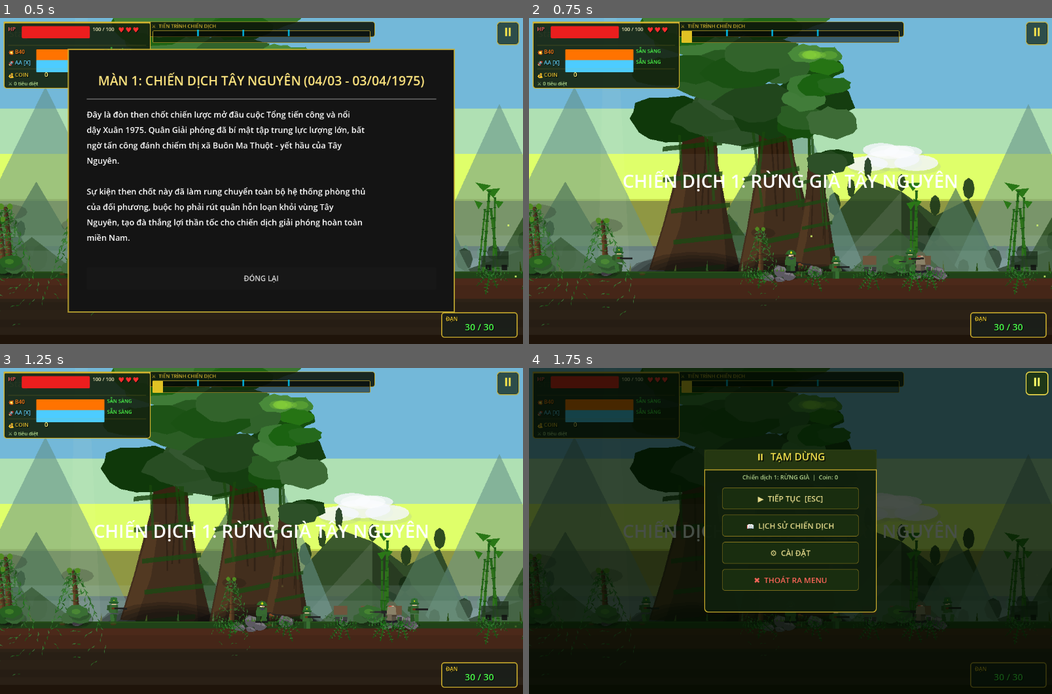
Above: before the commit, frames 1-4 (two rows, left to right).
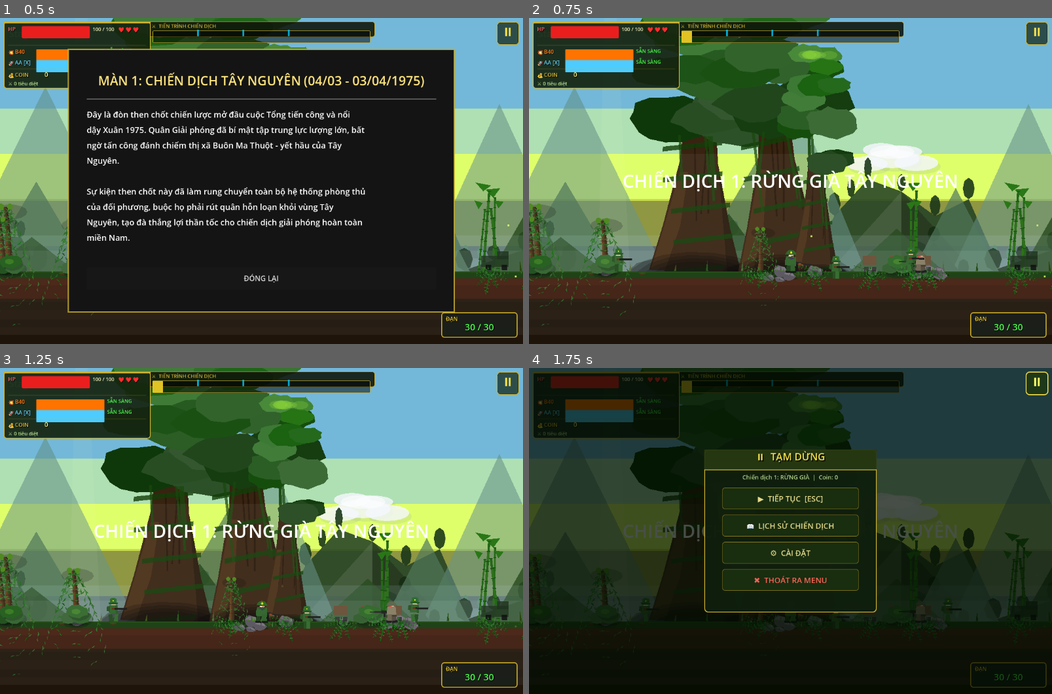
Above: after the commit, the same moments.

Repository: dangkhoa31204/alien-shooter
Game: Godot game, scene res://scenes/contra_main.tscn
Two runs of this game, one before a commit and one after it. Both use one fixed random seed, a clock stepped at 60 frames per second and the inputs below. This scene is started directly instead of the project's main scene.
Inputs:
- Up to frame 1 (0.5 s): no input
- Up to frame 2 (0.75 s): click "ĐÓNG LẠI" at 0.5 s
- Up to frame 3 (1.25 s): no input
- Up to frame 4 (1.75 s): click "⏸" at 1.25 s

Frame 1 is identical in both runs. In frame 2, 0.1% of the frame differs, in the area x 15-76%, y 70-78%; in frame 3, 0.2%, in the area x 20-82%, y 70-78%; in frame 4, less than 0.1%.

Commit message:
Cập nhật nhạc nền cho các màn chơi và sửa lỗi phát nhạc

Diff:
--- a/scripts/audio_manager.gd
+++ b/scripts/audio_manager.gd
@@ -37,9 +37,9 @@
 # ── MUSIC ─────────────────────────────────────────────────────────────────────
 var _music_player:  AudioStreamPlayer = null
 const INGAME_MUSIC_PATH  := "" # Đã xóa nhạc nền các màn chơi
-const DIED_MUSIC_PATH    := ""
-const STAGE5_MUSIC_PATH  := ""
-const VICTORY_MUSIC_PATH := ""
+const DIED_MUSIC_PATH    := "res://assets/audio/died_music.mp3"
+const STAGE5_MUSIC_PATH  := "res://assets/audio/victory _music.mp3"
+const VICTORY_MUSIC_PATH := "res://assets/audio/victory _music.mp3"
 var _music_pb:      AudioStreamGeneratorPlayback = null
 var _music_t:       float = 0.0
 var _chord_beat:    float = 0.0
@@ -150,19 +150,37 @@
 	_music_player.stop()
 
 func play_stage5_music() -> void:
-	# Không phát nhạc nền màn chơi
+	# Phát nhạc chiến thắng màn 5
 	if _music_player == null: return
-	_music_player.stop()
+	if not PlayerData.music_enabled: return
+	if _menu_music_player != null and _menu_music_player.playing:
+		_menu_music_player.stop()
+	if _set_music_stream_from_path(STAGE5_MUSIC_PATH, false):
+		_music_player.stop()
+		_music_player.play()
+		_music_pb = null
 
 func play_victory_music() -> void:
-	# Không phát nhạc nền màn chơi
+	# Phát nhạc chiến thắng
 	if _music_player == null: return
-	_music_player.stop()
+	if not PlayerData.music_enabled: return
+	if _menu_music_player != null and _menu_music_player.playing:
+		_menu_music_player.stop()
+	if _set_music_stream_from_path(VICTORY_MUSIC_PATH, false):
+		_music_player.stop()
+		_music_player.play()
+		_music_pb = null
 
 func play_died_music() -> void:
-	# Không phát nhạc nền màn chơi
+	# Phát nhạc thất bại
 	if _music_player == null: return
-	_music_player.stop()
+	if not PlayerData.music_enabled: return
+	if _menu_music_player != null and _menu_music_player.playing:
+		_menu_music_player.stop()
+	if _set_music_stream_from_path(DIED_MUSIC_PATH, false):
+		_music_player.stop()
+		_music_player.play()
+		_music_pb = null
 
 ## Phát nhạc nền menu từ file MP3 (lac_troi.mp3)
 ## Tắt nhạc procedural chỉ khi MP3 load thành công
@@ -400,10 +418,7 @@
 		_music_player.bus = "Master"
 
 	if not _set_music_stream_from_path(INGAME_MUSIC_PATH, true):
-		var gen := AudioStreamGenerator.new()
-		gen.mix_rate      = MUSIC_RATE
-		gen.buffer_length = 0.15
-		_music_player.stream = gen
+		_music_player.stream = null # Không tạo procedural music nữa
 
 	add_child(_music_player)
 	if PlayerData.music_enabled:
--- a/scripts/background.gd
+++ b/scripts/background.gd
@@ -329,8 +329,8 @@
 		_bf_craters.append([cx, cy, cr, randf()*TAU])
 		if randf() > 0.45:
 			_bf_fires.append([cx + randf_range(-cr*0.4, cr*0.4),
-			                  cy + randf_range(-cr*0.4, cr*0.4),
-			                  randf()*TAU, randf_range(0.5, 1.0)])
+							  cy + randf_range(-cr*0.4, cr*0.4),
+							  randf()*TAU, randf_range(0.5, 1.0)])
 	# Đường mòn — 6 con đường gồ ghề
 	for _i in 6:
 		var ry := randf()*h
--- a/scripts/contra_main.gd
+++ b/scripts/contra_main.gd
@@ -1111,7 +1111,7 @@
 	_cleanup_level()
 	# Chuyển nhạc theo stage
 	if stage_num == 5:
-		Audio.play_stage5_music()
+		Audio.play_ingame_music() # Không phát nhạc nền màn 5
 	else:
 		Audio.play_ingame_music()
 	# FIX: call_deferred to ensure old physic objects are gone before new ones are added
